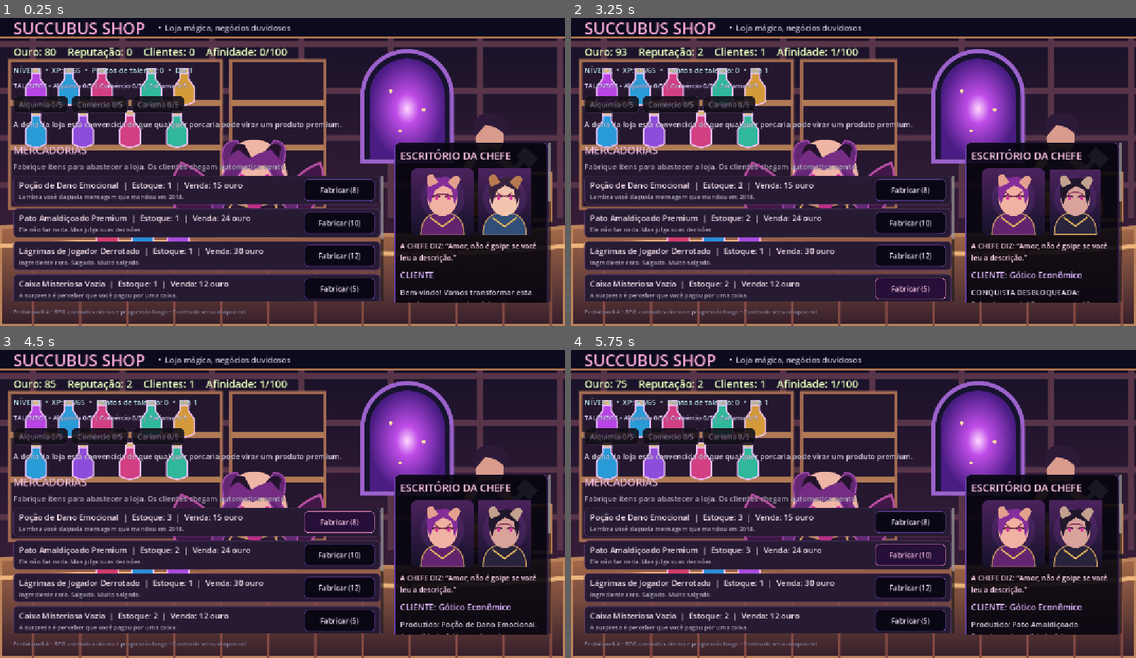
Above: before the commit, frames 1-4 (two rows, left to right).
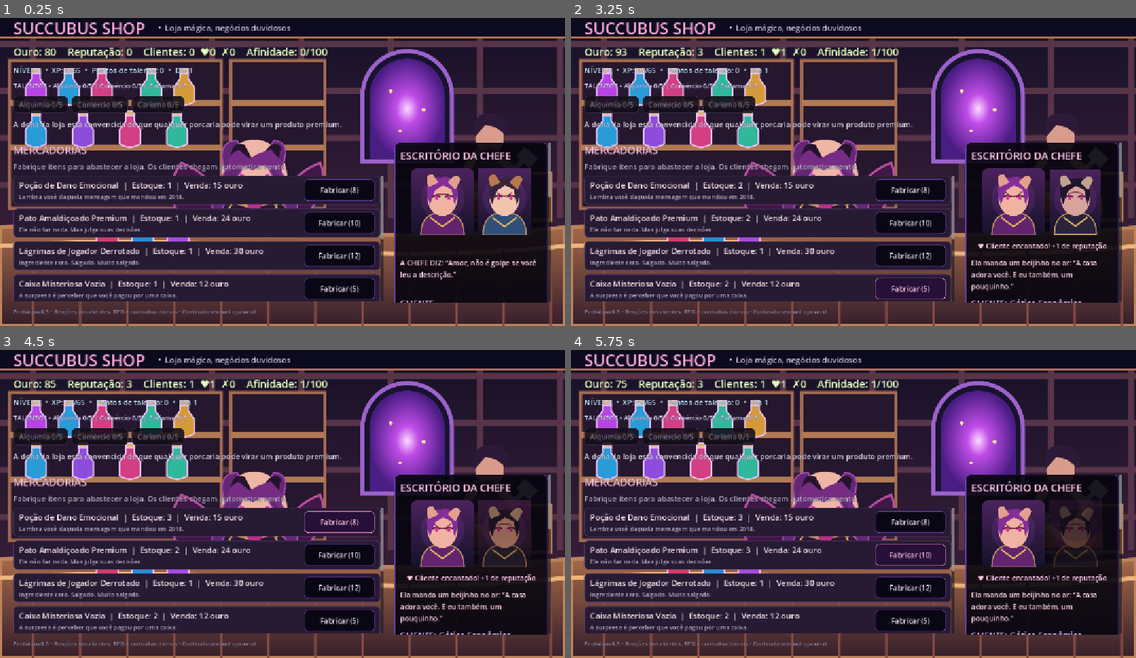
Above: after the commit, the same moments.

Repository: GMGuimaraes/succubus-shop
Game: Godot game, scene res://main.tscn
Same seed, same stepped clock (60 frames per second), same inputs: the game is played once before the commit and once after it.
Inputs:
- Up to frame 1 (0.25 s): no input
- Up to frame 2 (3.25 s): click "Fabricar (8)" at 0.5 s; click "Fabricar (10)" at 1.25 s; click "Fabricar (12)" at 2 s; click "Fabricar (5)" at 2.75 s
- Up to frame 3 (4.5 s): click "Fabricar (9)" at 3.5 s; click "Fabricar (8)" at 4.25 s
- Up to frame 4 (5.75 s): click "Fabricar (10)" at 5 s

The runs differ from the first frame. In frame 1, 1.6% of the frame differs, in the area x 8-98%, y 9-97%; in frame 2, 1.9%; in frame 3, 3.2%; in frame 4, 3.8%.

Commit message:
Add customer reactions, boss responses and satisfaction mechanic
- Customers leave delighted, content or disappointed, with portrait
  animations (hop on delight, shake and fade on disappointment)
- The boss reacts to every visit with varied flirty lines
- Delighted: +1 reputation. Disappointed (empty shelves): -1 reputation
- Charm talent gives a 15% per rank chance to save a disappointing visit
- Track happy/disappointed customers in the HUD and save file
- New achievement for 10 delighted customers
- Update README and footer to prototype 0.5

Co-Authored-By: Claude Sonnet 5.5 <noreply@anthropic.com>
Claude-Session: https://claude.ai/code/session_01SsQLCAjmTifHgcB5kCQ4yg

Diff:
--- a/main.gd
+++ b/main.gd
@@ -60,9 +60,35 @@
 var private_button: Button
 var adult_toggle_button: Button
 var seller_portrait: TextureRect
+var reaction_label: Label
+var seller_speech_label: Label
+var customer_tween: Tween
+var happy_customers: int = 0
+var disappointed_customers: int = 0
 var customer_portrait: TextureRect
 var customer_portrait_paths: Array[String] = ["res://assets/customer_adventurer.svg", "res://assets/customer_mage.svg", "res://assets/customer_goth.svg"]
 var seller_portrait_paths: Dictionary = {"happy": "res://assets/seller_happy.svg", "neutral": "res://assets/seller_neutral.svg", "surprised": "res://assets/seller_surprised.svg"}
+
+const SELLER_DELIGHTED_LINES := [
+	"A súcubo pisca para o cliente: “Gosto de quem tem bom gosto. Volte sempre, herói.”",
+	"Ela manda um beijinho no ar: “A casa adora você. E eu também, um pouquinho.”",
+	"A chefe ronrona: “Mais um conquistado. Eu sou boa nisso, não sou?”",
+	"Ela se debruça no balcão, sorrindo: “Leva mais uma? Para mim, você nunca é pouco.”"
+]
+const SELLER_CONTENT_LINES := [
+	"A chefe sorri de canto: “Cliente satisfeito é cliente que volta. Ou que indica.”",
+	"Ela guarda as moedas com estilo: “Bom negócio. Traga o próximo, querido.”",
+	"A súcubo confere o caixa: “Nada mal. Nada mal mesmo.”"
+]
+const SELLER_DISAPPOINTED_LINES := [
+	"A súcubo faz beicinho: “Ele foi embora? Que grosseria... Eu vou me esforçar mais, prometo.”",
+	"A chefe bate o pé: “Estoque vazio é pecado, até para mim. Reabasteça, por favor!”",
+	"Ela cruza os braços: “Ninguém resiste ao meu charme duas vezes. Ele volta, você vai ver.”"
+]
+const SELLER_CHARMED_LINES := [
+	"A súcubo se inclina no balcão e sussurra algo. O cliente sai sorrindo, jurando que volta.",
+	"Ela gira uma mecha de cabelo: “Sem estoque? Deixa comigo.” O cliente sai prometendo voltar."
+]
 
 func _ready() -> void:
 	_load_game()
@@ -285,13 +311,21 @@
 	customer_portrait.texture = load(customer_portrait_paths[0])
 	portrait_row.add_child(customer_portrait)
 
+	reaction_label = Label.new()
+	reaction_label.custom_minimum_size = Vector2(260, 24)
+	reaction_label.add_theme_font_size_override("font_size", 15)
+	reaction_label.autowrap_mode = TextServer.AUTOWRAP_WORD_SMART
+	reaction_label.horizontal_alignment = HORIZONTAL_ALIGNMENT_CENTER
+	right.add_child(reaction_label)
+
 	var mascot := Label.new()
 	mascot.text = "A CHEFE DIZ: “Amor, não é golpe se você leu a descrição.”"
-	mascot.custom_minimum_size = Vector2(260, 48)
+	mascot.custom_minimum_size = Vector2(260, 72)
 	mascot.add_theme_font_size_override("font_size", 15)
 	mascot.add_theme_color_override("font_color", Color(1.0, 0.83, 0.92))
 	mascot.autowrap_mode = TextServer.AUTOWRAP_WORD_SMART
 	right.add_child(mascot)
+	seller_speech_label = mascot
 
 	status_label = Label.new()
 	status_label.text = "CLIENTE"
@@ -348,7 +382,7 @@
 	right.add_child(adult_toggle_button)
 
 	var footer := Label.new()
-	footer.text = "Protótipo 0.4 • RPG, contratos diários e progressão longa • Conteúdo sensual opcional"
+	footer.text = "Protótipo 0.5 • Reações dos clientes, RPG e contratos diários • Conteúdo sensual opcional"
 	footer.add_theme_font_size_override("font_size", 12)
 	footer.add_theme_color_override("font_color", Color(0.62, 0.57, 0.68))
 	root.add_child(footer)
@@ -443,6 +477,8 @@
 func _on_customer_tick() -> void:
 	ticks += 1
 	_set_seller_mood("neutral")
+	if is_instance_valid(reaction_label):
+		reaction_label.text = ""
 	if ticks % 20 == 0:
 		shop_day += 1
 		daily_quest_index = (daily_quest_index + 1) % 4
@@ -475,6 +511,7 @@
 		status_label.text = "CLIENTE: foi embora"
 		_set_seller_mood("surprised")
 		last_event = "Um cliente entrou, viu as prateleiras vazias e foi comprar em outro plano de existência. Reabasteça a loja para não perder vendas."
+		_react_to_visit("disappointed", randi() % 100 < 15 * charm_rank)
 	else:
 		var profiles: Array[Dictionary] = [
 			{"name": "Speedrunner", "favorite": 3, "line": "“Compra feita. Onde fica o botão de pular diálogo?”"},
@@ -515,6 +552,7 @@
 		affection = mini(100, affection + 1 + charm_rank)
 		status_label.text = "CLIENTE: %s" % profile["name"]
 		_set_seller_mood("happy")
+		_react_to_visit("delighted" if preferred_index == chosen_index else "content")
 
 		if adult_content_enabled and affection >= 10 and affection % 10 == 0:
 			last_event = "A súcubo se aproxima com um sorriso cúmplice: “Você está conquistando minha confiança… e isso pode render recompensas bem interessantes.”"
@@ -584,12 +622,77 @@
 			portrait_index = 0
 		_:
 			portrait_index = 0
+	if customer_tween != null and customer_tween.is_valid():
+		customer_tween.kill()
+	customer_portrait.modulate = Color.WHITE
+	customer_portrait.rotation = 0.0
 	customer_portrait.texture = load(customer_portrait_paths[portrait_index])
 	customer_portrait.pivot_offset = customer_portrait.size / 2.0
 	var tween := create_tween().set_parallel(true)
 	tween.tween_property(customer_portrait, "modulate:a", 1.0, 0.24).from(0.0)
 	tween.tween_property(customer_portrait, "scale", Vector2.ONE, 0.28).from(Vector2(0.78, 0.78))
 
+func _react_to_visit(mood: String, charm_save: bool = false) -> void:
+	var text := ""
+	var color := Color(0.91, 1.0, 0.75)
+	var line := ""
+	var animation := mood
+	match mood:
+		"delighted":
+			happy_customers += 1
+			reputation += 1
+			text = "♥ Cliente encantado! +1 de reputação"
+			color = Color(1.0, 0.78, 0.9)
+			line = SELLER_DELIGHTED_LINES.pick_random()
+		"content":
+			text = "Cliente satisfeito."
+			color = Color(0.91, 1.0, 0.75)
+			line = SELLER_CONTENT_LINES.pick_random()
+		"disappointed":
+			if charm_save:
+				text = "♥ O charme da chefe salvou a visita. Sem penalidade."
+				color = Color(1.0, 0.78, 0.9)
+				line = SELLER_CHARMED_LINES.pick_random()
+				animation = "delighted"
+				_set_seller_mood("happy")
+			else:
+				disappointed_customers += 1
+				reputation = maxi(0, reputation - 1)
+				text = "… Cliente decepcionado. -1 de reputação"
+				color = Color(1.0, 0.55, 0.55)
+				line = SELLER_DISAPPOINTED_LINES.pick_random()
+				_set_seller_mood("surprised")
+	if is_instance_valid(reaction_label):
+		reaction_label.text = text
+		reaction_label.add_theme_color_override("font_color", color)
+	if is_instance_valid(seller_speech_label):
+		seller_speech_label.text = line
+	_play_customer_reaction(animation)
+
+func _play_customer_reaction(mood: String) -> void:
+	if not is_instance_valid(customer_portrait):
+		return
+	customer_portrait.pivot_offset = customer_portrait.size / 2.0
+	var tween := create_tween()
+	customer_tween = tween
+	tween.tween_interval(0.35)
+	match mood:
+		"delighted":
+			tween.tween_property(customer_portrait, "modulate", Color(1.0, 0.92, 0.80, 1.0), 0.15)
+			for i in range(2):
+				tween.tween_property(customer_portrait, "scale", Vector2(1.14, 1.14), 0.14)
+				tween.tween_property(customer_portrait, "scale", Vector2.ONE, 0.14)
+			tween.tween_property(customer_portrait, "modulate:a", 0.3, 0.9)
+		"disappointed":
+			tween.tween_property(customer_portrait, "modulate", Color(0.62, 0.66, 0.80, 1.0), 0.2)
+			for i in range(3):
+				tween.tween_property(customer_portrait, "rotation", 0.10, 0.07)
+				tween.tween_property(customer_portrait, "rotation", -0.10, 0.07)
+			tween.tween_property(customer_portrait, "rotation", 0.0, 0.07)
+			tween.tween_property(customer_portrait, "modulate:a", 0.25, 0.9)
+		_:
+			tween.tween_property(customer_portrait, "modulate:a", 0.45, 0.9)
+
 func _set_seller_mood(mood: String) -> void:
 	if is_instance_valid(seller_portrait) and seller_portrait_paths.has(mood):
 		seller_portrait.texture = load(str(seller_portrait_paths[mood]))
@@ -599,7 +702,7 @@
 		return
 	gold_label.text = "Ouro: %d" % gold
 	rep_label.text = "Reputação: %d" % reputation
-	customers_label.text = "Clientes: %d" % customers_served
+	customers_label.text = "Clientes: %d  ♥%d  ✗%d" % [customers_served, happy_customers, disappointed_customers]
 	affection_label.text = "Afinidade: %d/100" % affection
 	event_label.text = last_event
 	if is_instance_valid(progression_label):
@@ -673,6 +776,8 @@
 	config.set_value("game", "alchemy_rank", alchemy_rank)
 	config.set_value("game", "trade_rank", trade_rank)
 	config.set_value("game", "charm_rank", charm_rank)
+	config.set_value("game", "happy_customers", happy_customers)
+	config.set_value("game", "disappointed_customers", disappointed_customers)
 	config.set_value("game", "products", products)
 	config.save(SAVE_PATH)
 
@@ -701,6 +806,8 @@
 	alchemy_rank = int(config.get_value("game", "alchemy_rank", alchemy_rank))
 	trade_rank = int(config.get_value("game", "trade_rank", trade_rank))
 	charm_rank = int(config.get_value("game", "charm_rank", charm_rank))
+	happy_customers = int(config.get_value("game", "happy_customers", happy_customers))
+	disappointed_customers = int(config.get_value("game", "disappointed_customers", disappointed_customers))
 	var saved_achievements = config.get_value("game", "unlocked_achievements", [])
 	if saved_achievements is Array:
 		unlocked_achievements.clear()
@@ -811,7 +918,8 @@
 		{"id": "regulars_25", "name": "A clientela conhece a casa (25)", "condition": customers_served >= 25, "gold": 40, "rep": 3},
 		{"id": "regulars_50", "name": "Lenda comercial do submundo (50)", "condition": customers_served >= 50, "gold": 75, "rep": 5},
 		{"id": "chaos_3", "name": "Caos com recibo (3 eventos raros)", "condition": rare_events_found >= 3, "gold": 35, "rep": 2},
-		{"id": "marketing_3", "name": "Propaganda em todo plano astral (nível 3)", "condition": ad_level >= 3, "gold": 30, "rep": 2}
+		{"id": "marketing_3", "name": "Propaganda em todo plano astral (nível 3)", "condition": ad_level >= 3, "gold": 30, "rep": 2},
+		{"id": "delighted_10", "name": "Coração conquistado (10 clientes encantados)", "condition": happy_customers >= 10, "gold": 40, "rep": 3}
 	]
 	for achievement in definitions:
 		var achievement_id: String = str(achievement["id"])
@@ -831,9 +939,10 @@
 		"regulars_25": "A clientela conhece a casa",
 		"regulars_50": "Lenda comercial do submundo",
 		"chaos_3": "Caos com recibo",
-		"marketing_3": "Propaganda astral"
+		"marketing_3": "Propaganda astral",
+		"delighted_10": "Coração conquistado"
 	}
-	var lines: Array[String] = ["CONQUISTAS: %d/6" % unlocked_achievements.size()]
+	var lines: Array[String] = ["CONQUISTAS: %d/%d" % [unlocked_achievements.size(), names.size()]]
 	for achievement_id in names.keys():
 		var marker := "✓" if unlocked_achievements.has(achievement_id) else "○"
 		lines.append("%s %s" % [marker, names[achievement_id]])
Not shown, changed: README.md
